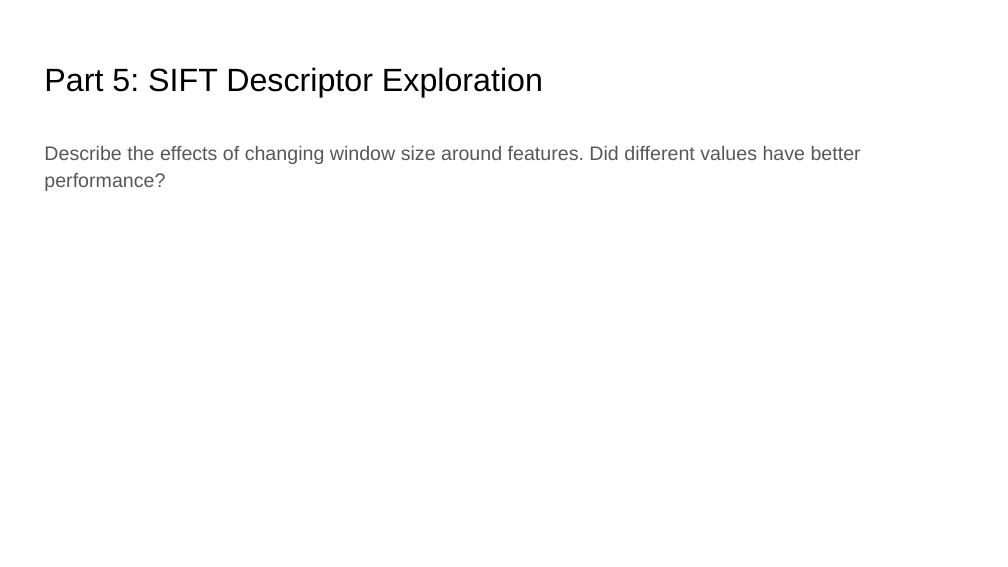
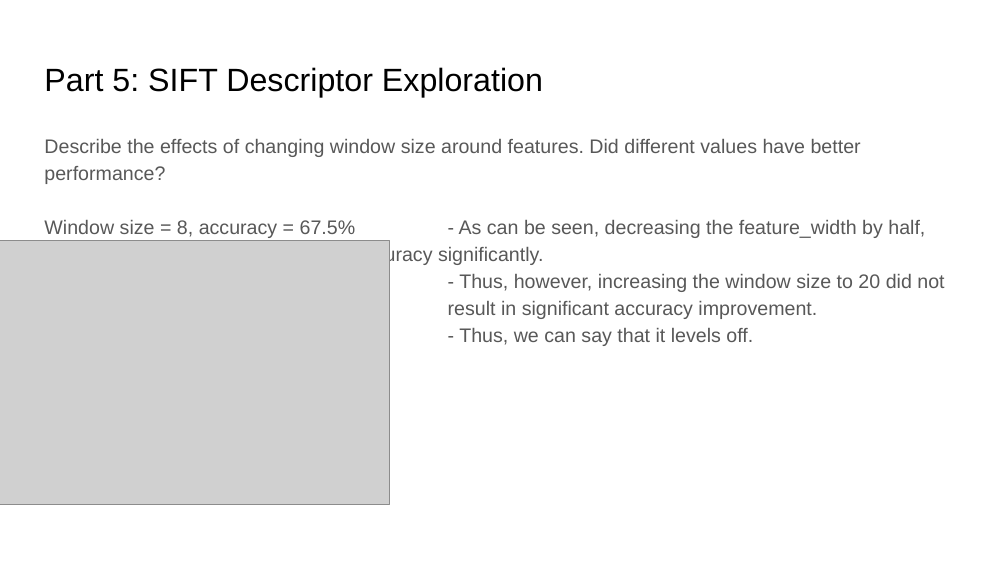
Before and after one commit to m-a-c-e/Computer-Vision, a slide deck: slide 15 of project-2/docs/proj2_report.pptx. Drawn at 1008x567 pixels with LibreOffice and Linux fonts; fonts in the diff are those of the drawing; grey boxes stand for pictures. Boxes give left, top, right and bottom in pixels: in the first picture for what was removed or moved away, otherwise in the second. Text is boxed around its words. In the diff, an @@ line names an element or a change of style, - is before the commit and + after.

Commit message:
finished SIFT descriptor

```diff
--- a/project-2/docs/proj2_report.pptx
+++ b/project-2/docs/proj2_report.pptx
@@ text "Describe the effects of changing ...": place and size @@
-text "Describe the effects of changing ..." at [44,146,861,191]
+text "Describe the effects of changing ..." at [44,139,944,346]
@@ text at [44,220,944,346]: paragraphs added @@
+Window size = 8, accuracy = 67.5% - As can be seen, decreasing the feature_width by half, reduces the accuracy significantly.
+- Thus, however, increasing the window size to 20 did not result in significant accuracy improvement.
+- Thus, we can say that it levels off.
@@ picture added at [0,240,389,504] @@
```
Also in this commit, not shown: 18 other slides changed, 32 other files.
